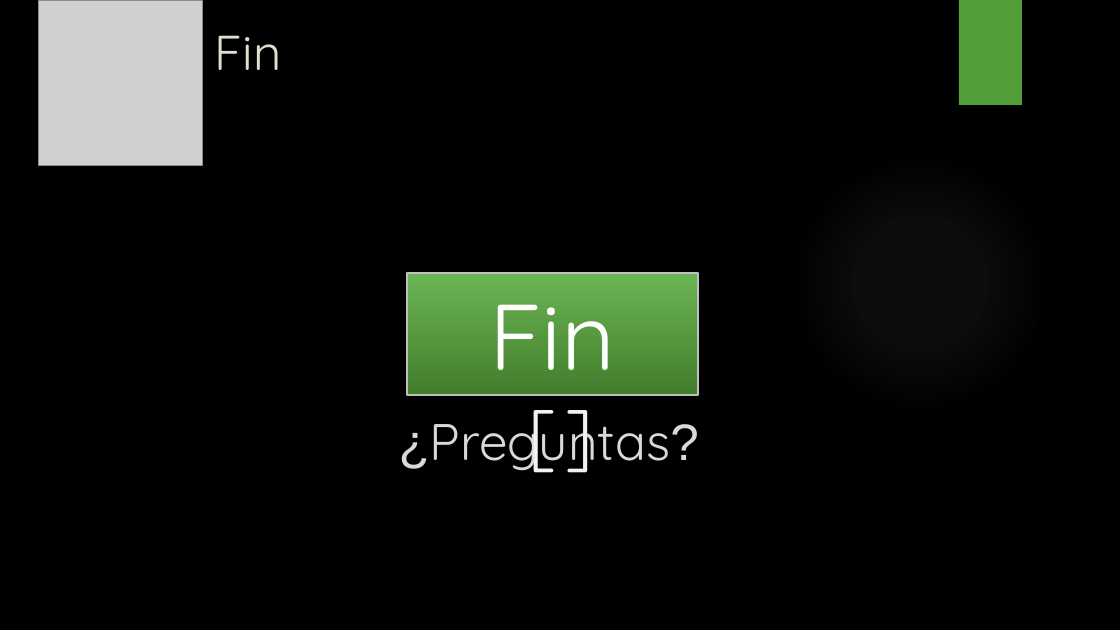
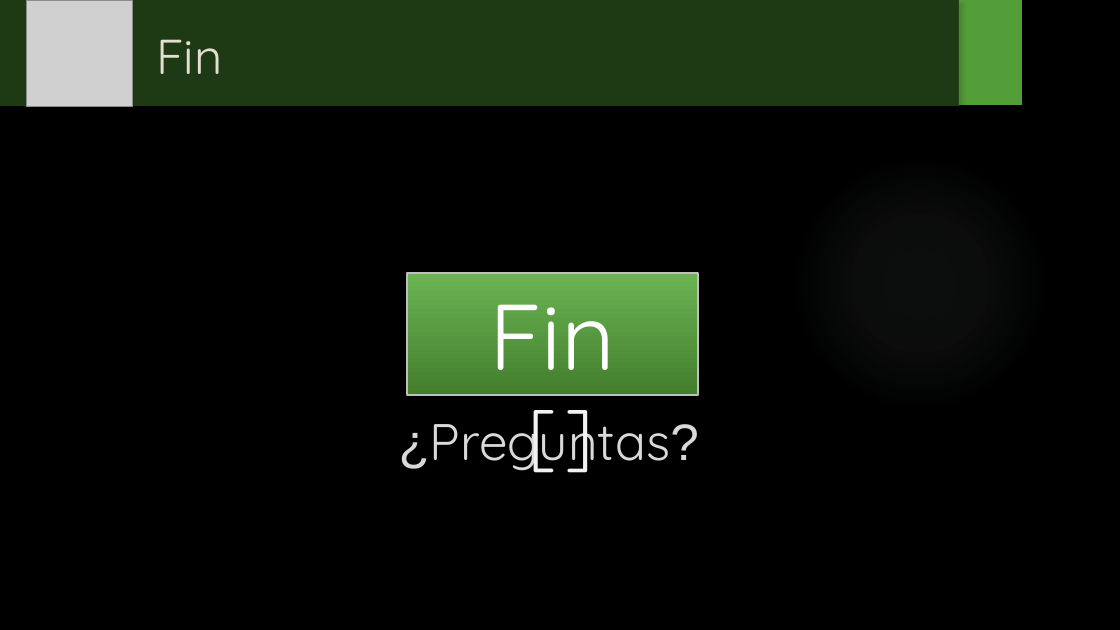
Before and after one commit to fallemand/quegolazo, a slide deck: slide 10 of Documentacion/Presentación Regularidad/Presentación Regularidad.pptx (slide 11 before the commit). Drawn at 1120x630 pixels with LibreOffice and Linux fonts; fonts in the diff are those of the drawing; grey boxes stand for pictures; background and template pictures are left out. Boxes give left, top, right and bottom in pixels: in the first picture for what was removed or moved away, otherwise in the second. Text is boxed around its words. In the diff, an @@ line names an element or a change of style, - is before the commit and + after.

```diff
--- a/Documentacion/Presentación Regularidad/Presentación Regularidad.pptx
+++ b/Documentacion/Presentación Regularidad/Presentación Regularidad.pptx
@@ rectangle added at <box>0,0,960,106</box>, fill #549E39 at 37% opacity @@
@@ picture: place and size @@
-picture at <box>39,0,202,166</box>
+picture at <box>27,0,133,107</box>
@@ text "Fin": place and size @@
-text "Fin" at <box>215,35,282,70</box>
+text "Fin" at <box>156,39,223,74</box>
```
Also in this commit, not shown: 3 other slides changed, 1 slide removed.
